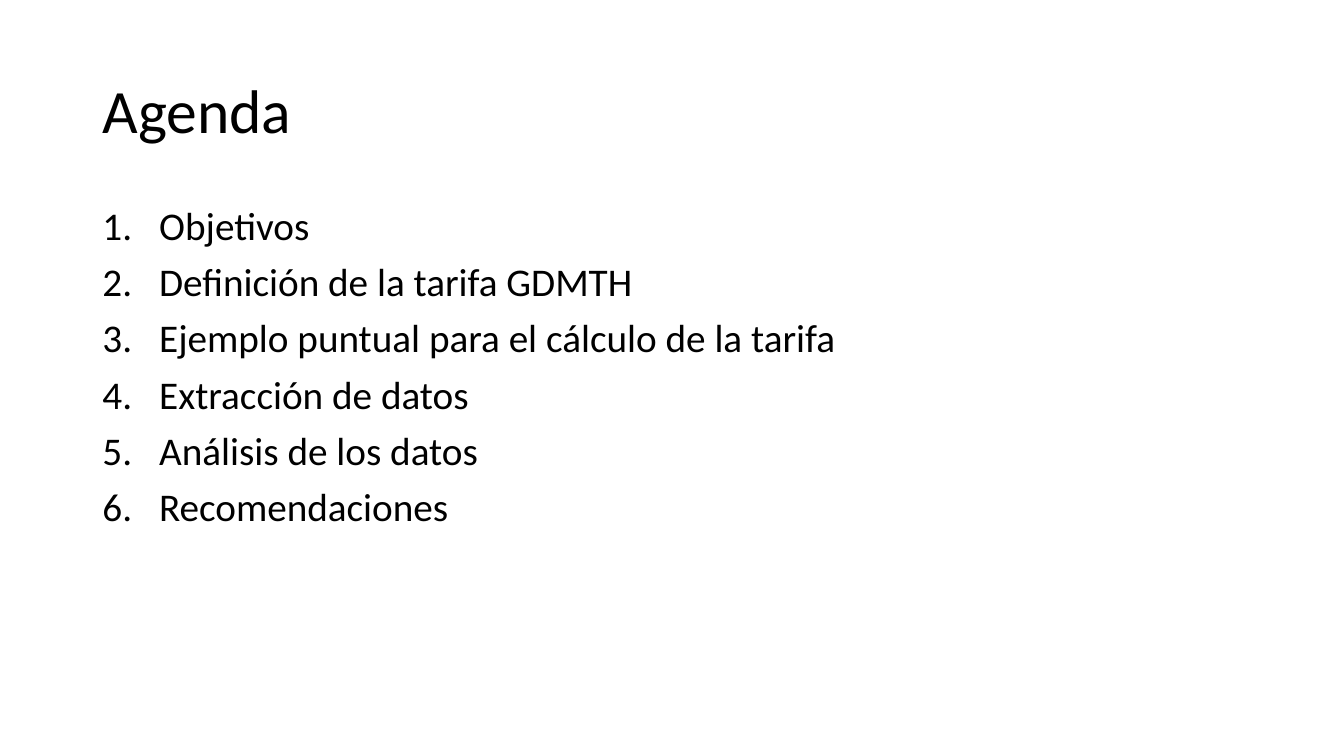
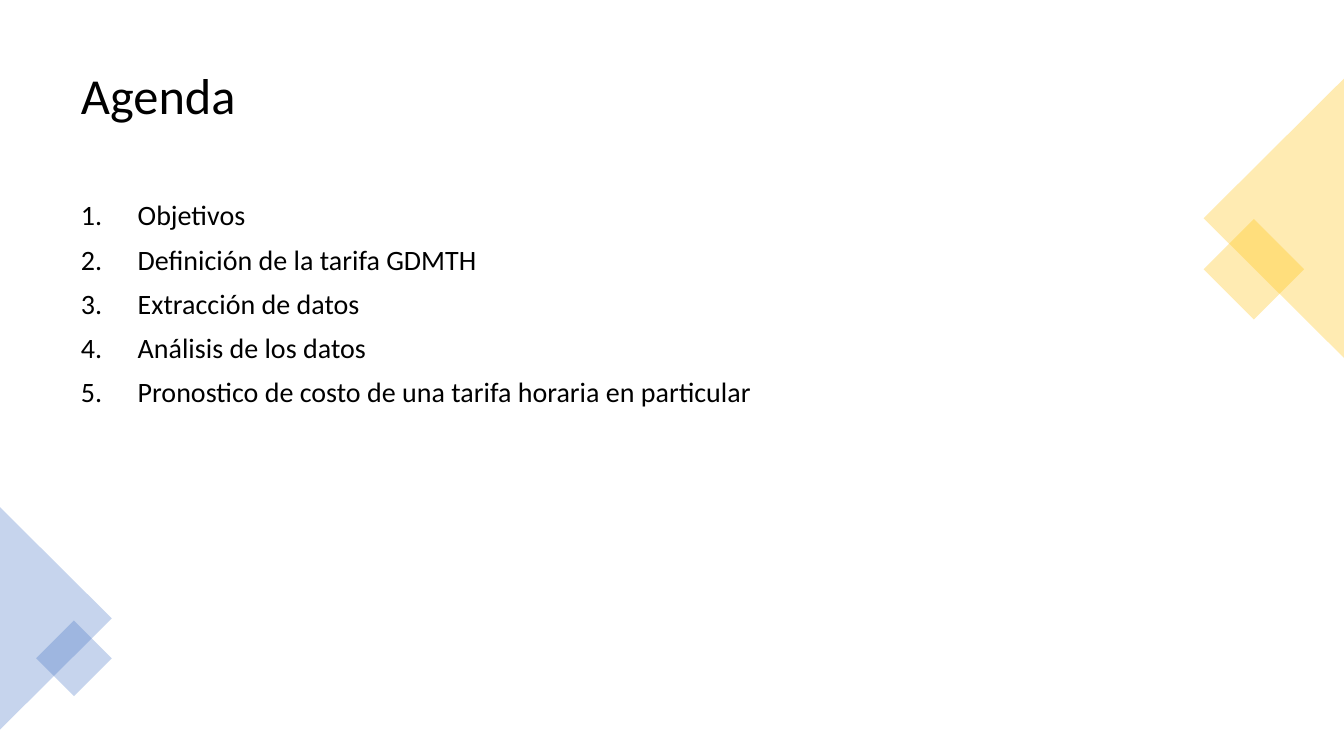
Before and after one commit to Pedri0/CFE_scraping_EDA, a slide deck: slide 2 of presentaciónEDA.pptx. Drawn at 1344x756 pixels with LibreOffice and Linux fonts; fonts in the diff are those of the drawing. Boxes give left, top, right and bottom in pixels: in the first picture for what was removed or moved away, otherwise in the second. Text is boxed around its words. In the diff, an @@ line names an element or a change of style, - is before the commit and + after.

```diff
--- a/presentaciónEDA.pptx
+++ b/presentaciónEDA.pptx
@@ title "Agenda": place and size @@
-title "Agenda" at bbox=[102, 90, 291, 144]
+title "Agenda" at bbox=[81, 79, 236, 123]
@@ title "Agenda" at bbox=[81, 79, 236, 123]: size 44 to 36 pt @@
@@ triangle added at bbox=[1204, 79, 1344, 358], fill #FFC000 at 30% opacity @@
@@ text "Objetivos": place and size @@
-text "Objetivos" at bbox=[159, 212, 835, 522]
+text "Objetivos" at bbox=[138, 205, 751, 407]
@@ text at bbox=[138, 205, 476, 359]: size 28 to 20 pt in "Objetivos", "Definición de la tarifa GDMTH", "Extracción de datos", "Análisis de los datos" @@
@@ rectangle added at bbox=[1204, 219, 1305, 320], fill #FFC000 at 30% opacity @@
@@ text at bbox=[159, 324, 835, 359]: paragraph removed @@
-3. Ejemplo puntual para el cálculo de la tarifa
@@ text at bbox=[138, 382, 751, 407]: text changed; size 28 to 20 pt @@
-6. Recomendaciones
+5. Pronostico de costo de una tarifa horaria en particular
@@ triangle added at bbox=[0, 507, 112, 730], fill #4472C4 at 30% opacity @@
@@ rectangle added at bbox=[36, 620, 112, 696], fill #4472C4 at 30% opacity @@
```
Also in this commit, not shown: 18 other slides changed, 6 slides added, 1 other file.
